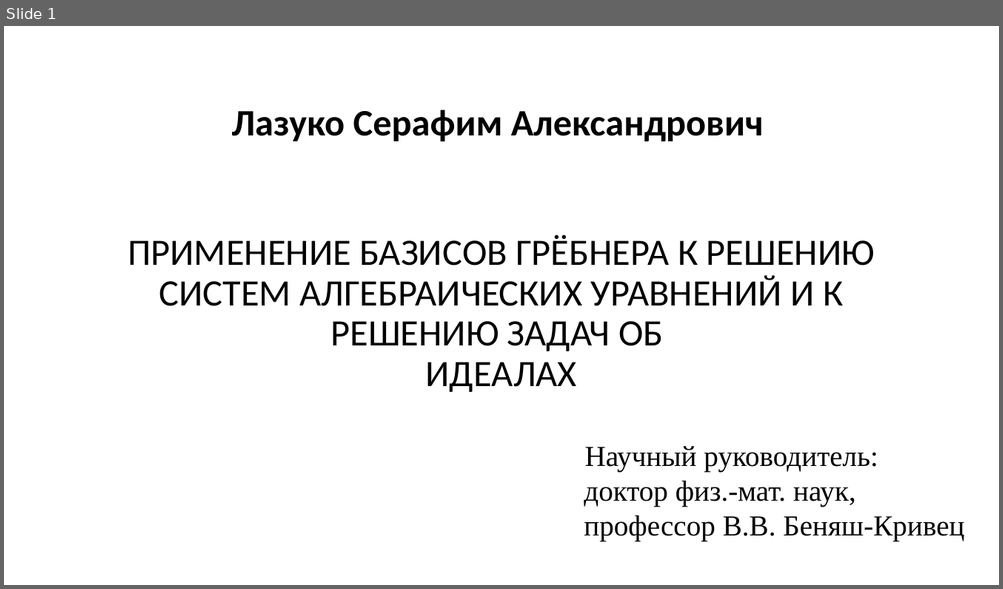
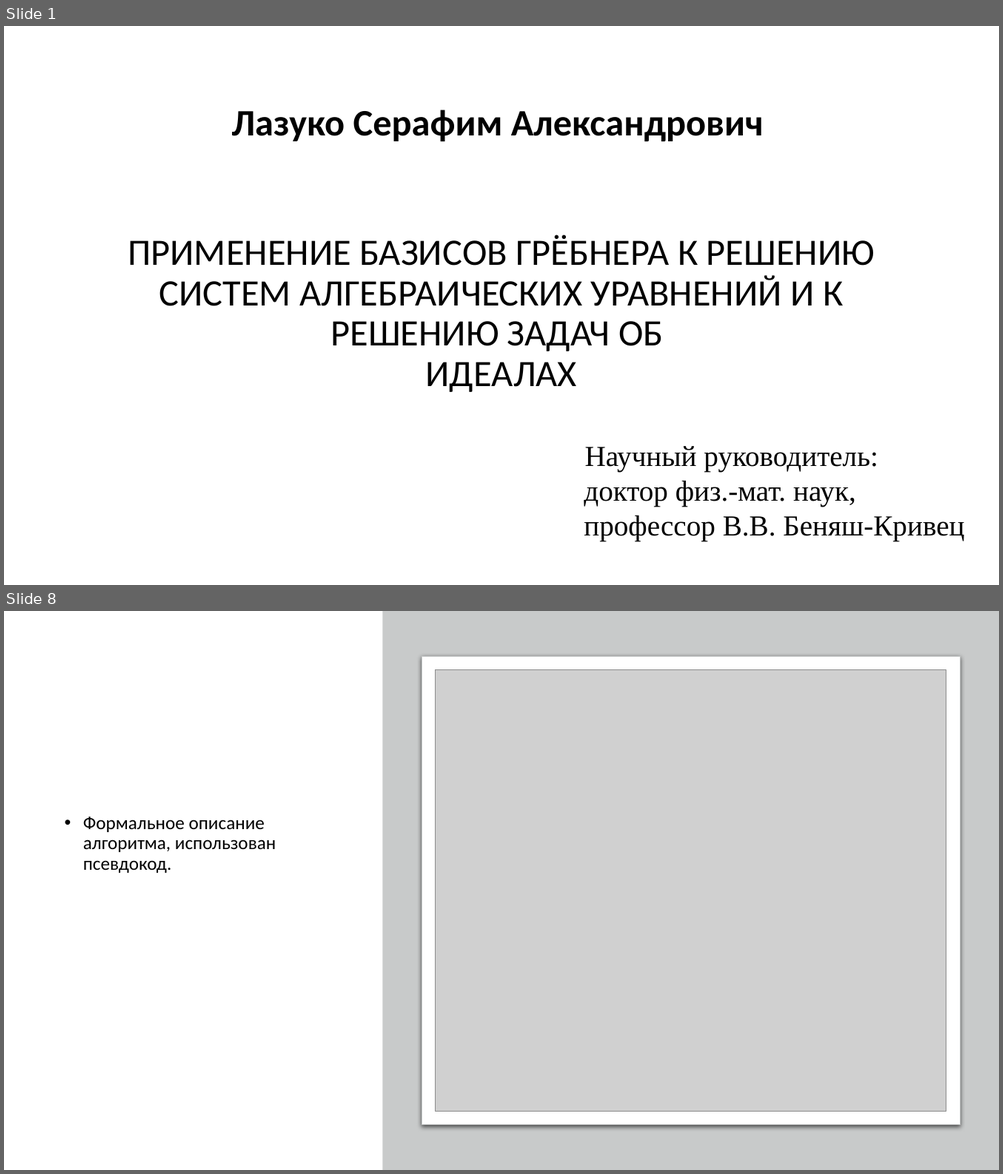
Before and after one commit to SerafimLazuko/Diploma, a slide deck: Diplom_lazuko.pptx. Shown one above the other, each under a label of ours: slide 1 before the commit, slides 1 and 8 after it; the slides between them are not shown. The pictures are 1003x589 and 1003x1174 pixels, drawn with LibreOffice and Linux fonts; fonts in the diff are those of the drawing; grey boxes stand for pictures. Boxes give left, top, right and bottom in pixels: in the first picture for what was removed or moved away, otherwise in the second. Text is boxed around its words. In the diff, an @@ line names an element or a change of style, - is before the commit and + after.

```diff
--- a/Diplom_lazuko.pptx
+++ b/Diplom_lazuko.pptx
@@ slide 8 added at box(4, 611, 999, 1170), background #FFFFFF @@
@@ rectangle added at box(382, 611, 999, 1170), fill #C8CACA @@
@@ rounded rectangle added at box(422, 657, 960, 1125), fill #FFFFFF, outline #C8CACA 0.75 pt @@
@@ picture added at box(435, 670, 946, 1112) @@
@@ text added at box(83, 817, 276, 873), 18 pt, text #000000 @@
+• Формальное описание алгоритма, использован псевдокод.
```
Also in this commit, not shown: 1 slide changed, 11 other slides added, 5 slides removed, 1 other file.
